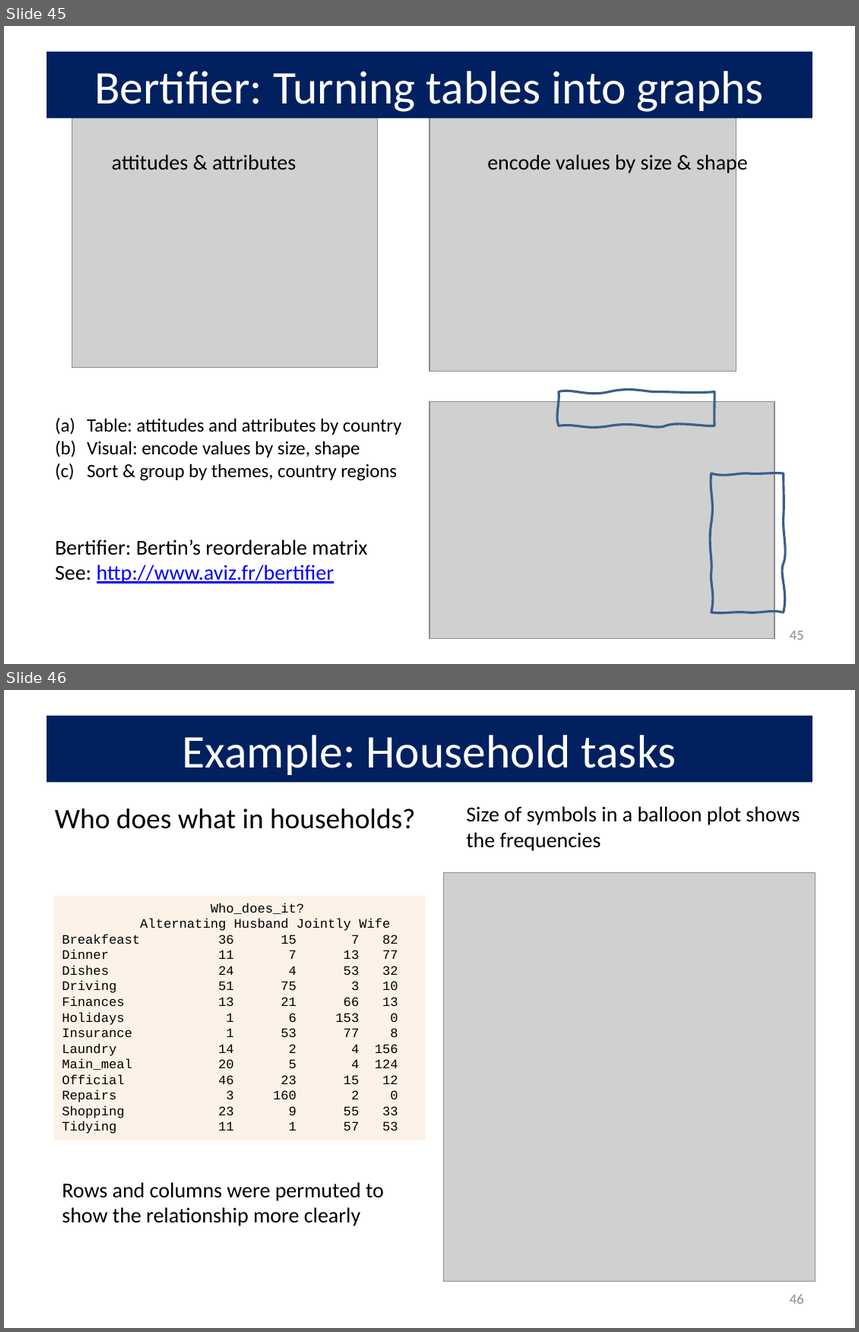
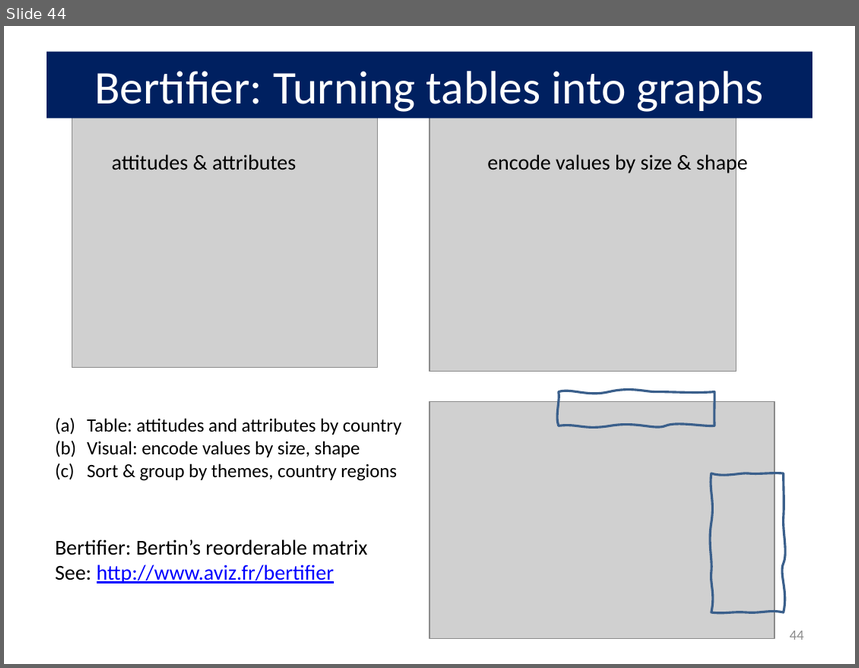
Before and after one commit to friendly/psy6136, a slide deck: lectures/01-Overview.pptx. Shown one above the other, each under a label of ours: slides 45 and 46 before the commit, slide 44 after it. The pictures are 859x1332 and 859x668 pixels, drawn with LibreOffice and Linux fonts; fonts in the diff are those of the drawing; grey boxes stand for pictures. Boxes give left, top, right and bottom in pixels: in the first picture for what was removed or moved away, otherwise in the second. Text is boxed around its words. In the diff, an @@ line names an element or a change of style, - is before the commit and + after.

```diff
--- a/lectures/01-Overview.pptx
+++ b/lectures/01-Overview.pptx
@@ slide 46 removed at bbox=[4, 690, 855, 1328], background #FFFFFF @@
@@ title removed at bbox=[47, 716, 813, 782] @@
-Example: Household tasks
@@ text removed at bbox=[55, 809, 415, 829] @@
-Who does what in households?
@@ text removed at bbox=[466, 806, 800, 851] @@
-Size of symbols in a balloon plot shows the frequencies
@@ picture removed at bbox=[444, 873, 816, 1281] @@
@@ rectangle removed at bbox=[53, 896, 425, 1141] @@
-Who_does_it?
-Alternating Husband Jointly Wife
-Breakfeast 36 15 7 82
-Dinner 11 7 13 77
-Dishes 24 4 53 32
-Driving 51 75 3 10
-Finances 13 21 66 13
-Holidays 1 6 153 0
-Insurance 1 53 77 8
-Laundry 14 2 4 156
-Main_meal 20 5 4 124
-Official 46 23 15 12
-Repairs 3 160 2 0
-Shopping 23 9 55 33
-Tidying 11 1 57 53
@@ text removed at bbox=[62, 1182, 384, 1227] @@
-Rows and columns were permuted to show the relationship more clearly
@@ page number removed at bbox=[790, 1294, 804, 1304] @@
-46
@@ what was slide 45 is now slide 44 @@
@@ page number at bbox=[790, 631, 804, 640]: text changed @@
-45
+44
```
Also in this commit, not shown: 1 slide changed, 1 other slide removed, 1 other file.
